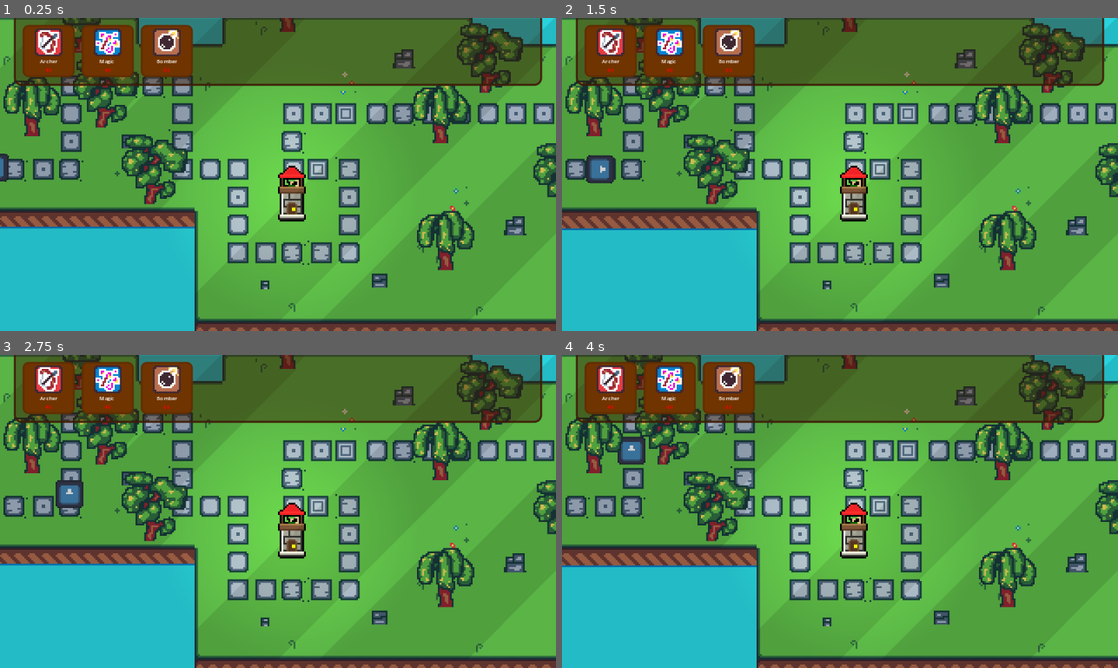
Above: before the commit, frames 1-4 (two rows, left to right).
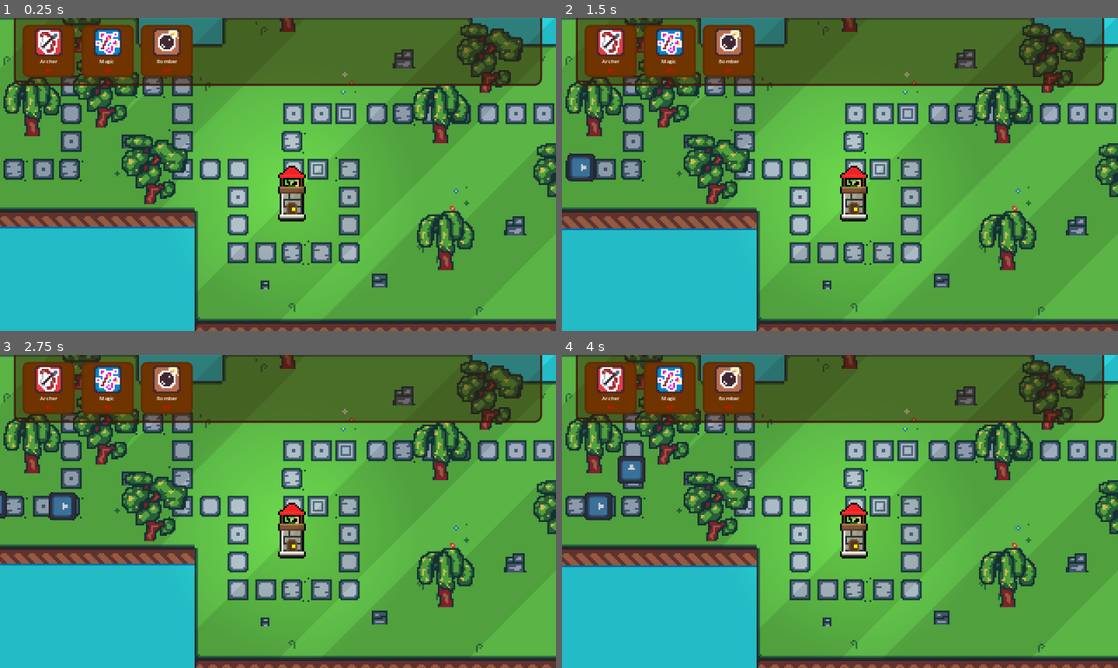
Above: after the commit, the same moments.

Repository: Renan-G-projec/TowerDefense
Game: Godot game, scene res://main.tscn
The game is run twice, just before and just after one commit, with the same random seed, the same clock (stepped at 60 frames per second) and the same inputs. The engine's default icon, where the game draws it, is replaced by a stand-in: a white triangle on a blue panel in a dark square.
Inputs (mouse positions are in pixels of both pictures, inside the frame that each line leads up to):
- Up to frame 1 (0.25 s): no input
- Up to frame 2 (1.5 s): tap Enter (start_round, bound only after the commit) at 0.5, 0.6 s; move the mouse to (962, 158) at 0.52 s; hold Right 0.53-1.28 s; click (962, 158) at 0.67 s; move the mouse to (728, 190) at 1.27 s; hold Down (ui_down) from 1.28 s (still down); click (728, 190) at 1.35 s
- Up to frame 3 (2.75 s): tap Enter (start_round, bound only after the commit) at 1.55, 2.1 s; move the mouse to (333, 442) at 2.02 s; release Down (ui_down) at 2.03 s; hold Right from 2.03 s (still down)
- Up to frame 4 (4 s): move the mouse to (812, 574) at 2.77 s; release Right at 2.78 s; hold Up (ui_up) 2.78-3.53 s; tap Alt at 2.85 s; click (812, 574) at 2.92 s; tap Enter (start_round, bound only after the commit) at 3.05, 3.8 s; move the mouse to (1006, 558) at 3.52 s; hold Left (ui_left) from 3.53 s (still down); tap Shift at 3.6 s

The runs differ from the first frame. In frame 1, 0.1% of the frame differs, in the area x 0-2%, y 43-53%; in frame 2, 0.7%; in frame 3, 0.7%; in frame 4, 1.0%, in the area x 4-15%, y 26-53%.

Commit message:
feat: Round initialization logic added. AMDG

Diff:
--- a/enemies/enemy.gd
+++ b/enemies/enemy_base.gd
@@ -1,3 +1,4 @@
+# Ad Maiorem Dei Gloriam!
 class_name EnemyBase
 extends PathFollow2D
 
@@ -10,6 +11,7 @@
 
 		life = max(0, val)
 		life_changed.emit(life)
+@export var money_on_death: int = 5
 
 @onready var sprite: Sprite2D = $Area/Sprite2D
 
--- a/enemies/enemy.tscn
+++ b/enemies/enemy_base.tscn
@@ -1,6 +1,6 @@
 [gd_scene format=3 uid="uid://c8ttr6f4c42sn"]
 
-[ext_resource type="Script" uid="uid://bvhaju25ctaef" path="res://enemies/enemy.gd" id="1_7frlh"]
+[ext_resource type="Script" uid="uid://bvhaju25ctaef" path="res://enemies/enemy_base.gd" id="1_7frlh"]
 [ext_resource type="Texture2D" uid="uid://4q335xxs2p" path="res://icon.svg" id="1_fw1ev"]
 
 [sub_resource type="CircleShape2D" id="CircleShape2D_xslbe"]
--- a/main.gd
+++ b/main.gd
@@ -80,3 +80,7 @@
 	_is_placing_tower = false
 	_building_animations_tween.tween_property($GUI/MainUI/PanelContainer, "position", Vector2(8, 0), 0.1).set_ease(Tween.EASE_OUT)
 	_building_animations_tween.tween_property($GUI/MainUI/PanelContainer, "offset_transform_scale", Vector2.ONE, 0.1)
+
+
+func _on_map_base_game_over() -> void:
+	print("GAME_OVER")
--- a/main.tscn
+++ b/main.tscn
@@ -62,3 +62,5 @@
 
 [node name="TowerBasic" parent="MapBase" unique_id=1587955538 instance=ExtResource("8_5vw27")]
 position = Vector2(168, 102)
+
+[connection signal="game_over" from="MapBase" to="." method="_on_map_base_game_over"]
--- a/map/map_base.gd
+++ b/map/map_base.gd
@@ -4,15 +4,12 @@
 
 ## TODO: Add all the round changing logic here
 
-var enemy_scene: PackedScene = preload("res://enemies/enemy.tscn")
+var enemy_scene: PackedScene = preload("res://enemies/enemy_base.tscn")
 
 @export var rounds: Array[RoundData]
 
 @export var current_round: int = 0:
 	set(val):
-		if val >= rounds.size():
-			win.emit()
-
 		current_round = clampi(val, 0, rounds.size() - 1)
 		if current_round == val: return
 
@@ -29,17 +26,35 @@
 			game_over.emit()
 
 		lifes_changed.emit(lifes)
+
 signal lifes_changed(new_lifes: int)
+
+var _number_of_entities: int = 0
 
 signal win()
 signal game_over()
+signal earned_money(quantity: int)
 
 func start_round() -> void:
-	var enemy = enemy_scene.instantiate()
-	%EnemyLogicalPath.add_child(enemy)
+	var current_round_data: RoundData = rounds[current_round]
+	_number_of_entities = current_round_data.get_number_of_enemies()
 
-func _ready() -> void:
-	start_round()
+	earned_money.emit(current_round_data.money_on_start)
+
+	for enemy in current_round_data.enemies:
+		print(enemy)
+		for enemy_index in current_round_data.enemies.get(enemy, 0):
+
+			var enemy_instance: EnemyBase = enemy.instantiate()
+			%EnemyLogicalPath.add_child(enemy_instance)
+
+			enemy_instance.died.connect(_on_enemy_died.bind(enemy_instance))
+
+			await get_tree().create_timer(current_round_data.spawn_delay).timeout
+
+func _process(delta: float) -> void:
+	if Input.is_action_just_pressed("start_round") && _number_of_entities <= 0:
+		start_round()
 
 func _on_target_area_area_entered(area: Area2D) -> void:
 	if "damage" in area:
@@ -47,4 +62,18 @@
 	else:
 		lifes -= 1
 
+	_number_of_entities -= 1
+	if _number_of_entities <= 0:
+		current_round += 1
+		if current_round >= rounds.size() && lifes > 0:
+			win.emit()
+
 	area.queue_free()
+
+func _on_enemy_died(enemy: EnemyBase) -> void:
+	earned_money.emit(enemy.money_on_death)
+	_number_of_entities -= 1
+	if _number_of_entities <= 0:
+		current_round += 1
+		if current_round >= rounds.size() && lifes > 0:
+			win.emit()
--- a/map/map_base.tscn
+++ b/map/map_base.tscn
@@ -1,8 +1,11 @@
 [gd_scene format=4 uid="uid://l15adwdlgwmt"]
 
 [ext_resource type="Script" uid="uid://c1m075y30jkfd" path="res://map/map_base.gd" id="1_tw1f7"]
+[ext_resource type="Script" uid="uid://dfebx08by0my8" path="res://rounds/round_data.gd" id="2_5jct1"]
 [ext_resource type="TileSet" uid="uid://kn4c50k6g2u6" path="res://map/tileset.tres" id="2_o3boa"]
+[ext_resource type="Resource" uid="uid://biv0syppfsnh7" path="res://rounds/round1.tres" id="3_74j3o"]
 [ext_resource type="PackedScene" uid="uid://cj6lfsp5mwaed" path="res://map/tree.tscn" id="4_6i3t0"]
+[ext_resource type="Resource" uid="uid://djpnfirr2jmqo" path="res://rounds/round2.tres" id="4_74j3o"]
 
 [sub_resource type="Curve2D" id="Curve2D_7frlh"]
 _data = {
@@ -15,6 +18,7 @@
 [node name="MapBase" type="Node2D" unique_id=577773077]
 y_sort_enabled = true
 script = ExtResource("1_tw1f7")
+rounds = Array[ExtResource("2_5jct1")]([ExtResource("3_74j3o"), ExtResource("4_74j3o")])
 
 [node name="CanvasModulate" type="CanvasModulate" parent="." unique_id=494167912]
 color = Color(0.80803627, 0.80803627, 0.80803627, 1)
@@ -47,23 +51,25 @@
 
 [node name="Tree" parent="Decorations" unique_id=2051237497 instance=ExtResource("4_6i3t0")]
 position = Vector2(47, 23)
+frame = 0
 
 [node name="Tree2" parent="Decorations" unique_id=1096029115 instance=ExtResource("4_6i3t0")]
 position = Vector2(165, 12)
+frame = 2
 
 [node name="Tree3" parent="Decorations" unique_id=197305892 instance=ExtResource("4_6i3t0")]
 position = Vector2(282, 44)
+frame = 2
 
 [node name="Tree4" parent="Decorations" unique_id=274028127 instance=ExtResource("4_6i3t0")]
 position = Vector2(326, 113)
-frame = 2
 
 [node name="Tree5" parent="Decorations" unique_id=1603009426 instance=ExtResource("4_6i3t0")]
 position = Vector2(256, 149)
-frame = 0
 
 [node name="Tree6" parent="Decorations" unique_id=792368847 instance=ExtResource("4_6i3t0")]
 position = Vector2(89, 108)
+frame = 0
 
 [node name="Tree7" parent="Decorations" unique_id=287717630 instance=ExtResource("4_6i3t0")]
 position = Vector2(61, 64)
@@ -75,6 +81,7 @@
 
 [node name="Tree9" parent="Decorations" unique_id=538041335 instance=ExtResource("4_6i3t0")]
 position = Vector2(253, 76)
+frame = 0
 
 [node name="DirectionalLight2D" type="DirectionalLight2D" parent="." unique_id=580175599]
 rotation = 0.7853982
--- a/project.godot
+++ b/project.godot
@@ -52,6 +52,11 @@
 "events": [Object(InputEventMouseButton,"resource_local_to_scene":false,"resource_name":"","device":-1,"window_id":0,"a …(258 unchanged characters)…
 ]
 }
+start_round={
+"deadzone": 0.2,
+"events": [Object(InputEventKey,"resource_local_to_scene":false,"resource_name":"","device":-1,"window_id":0,"alt_pressed":false,"shift_pressed":false,"ctrl_pressed":false,"meta_pressed":false,"pressed":false,"keycode":0,"physical_keycode":4194309,"key_label":0,"unicode":0,"location":0,"echo":false,"script":null)
+]
+}
 
 [layer_names]
 
--- /dev/null
+++ b/rounds/round1.tres
@@ -0,0 +1,11 @@
+[gd_resource type="Resource" script_class="RoundData" format=3 uid="uid://biv0syppfsnh7"]
+
+[ext_resource type="Script" uid="uid://dfebx08by0my8" path="res://rounds/round_data.gd" id="1_nhkh7"]
+[ext_resource type="PackedScene" uid="uid://c8ttr6f4c42sn" path="res://enemies/enemy_base.tscn" id="1_ravmu"]
+
+[resource]
+script = ExtResource("1_nhkh7")
+enemies = Dictionary[PackedScene, int]({
+ExtResource("1_ravmu"): 4
+})
+metadata/_custom_type_script = "uid://dfebx08by0my8"
--- /dev/null
+++ b/rounds/round2.tres
@@ -0,0 +1,13 @@
+[gd_resource type="Resource" script_class="RoundData" format=3 uid="uid://djpnfirr2jmqo"]
+
+[ext_resource type="Script" uid="uid://dfebx08by0my8" path="res://rounds/round_data.gd" id="1_2je6r"]
+[ext_resource type="PackedScene" uid="uid://c8ttr6f4c42sn" path="res://enemies/enemy_base.tscn" id="1_hsp6j"]
+
+[resource]
+script = ExtResource("1_2je6r")
+enemies = Dictionary[PackedScene, int]({
+ExtResource("1_hsp6j"): 5
+})
+spawn_delay = 3.0
+money_on_start = 55
+metadata/_custom_type_script = "uid://dfebx08by0my8"
--- a/rounds/round_data.gd
+++ b/rounds/round_data.gd
@@ -3,8 +3,8 @@
 extends Resource
 
 @export var enemies: Dictionary[PackedScene, int]
-@export var spawn_delay: float = 0.1 # Time between 2 enemies instantiation
-@export var money_on_finish: int = 50
+@export var spawn_delay: float = 2 # Time between 2 enemies instantiation
+@export var money_on_start: int = 50
 
 func get_number_of_enemies() -> int:
 	return enemies.values().reduce(func (accumulator, value) -> int: return accumulator + value)
Renamed: enemies/enemy.gd.uid -> enemies/enemy_base.gd.uid
